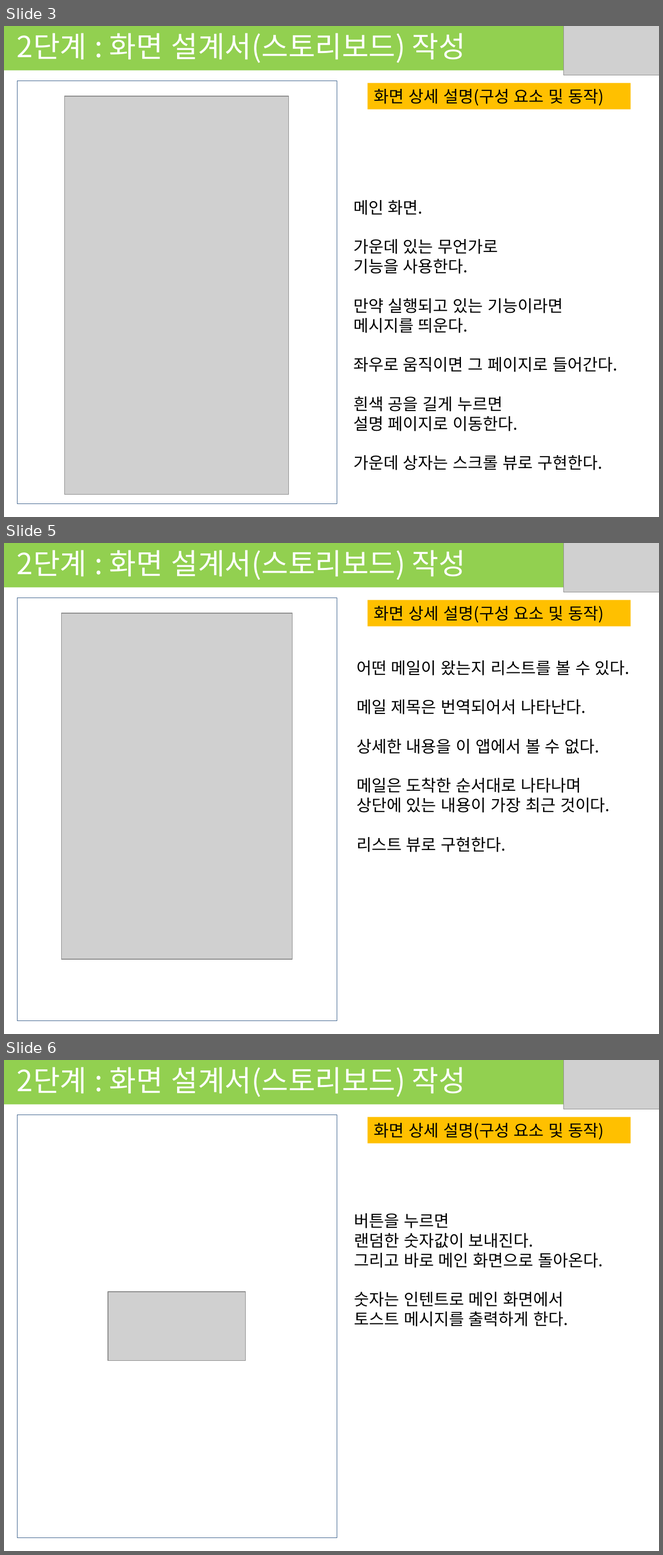
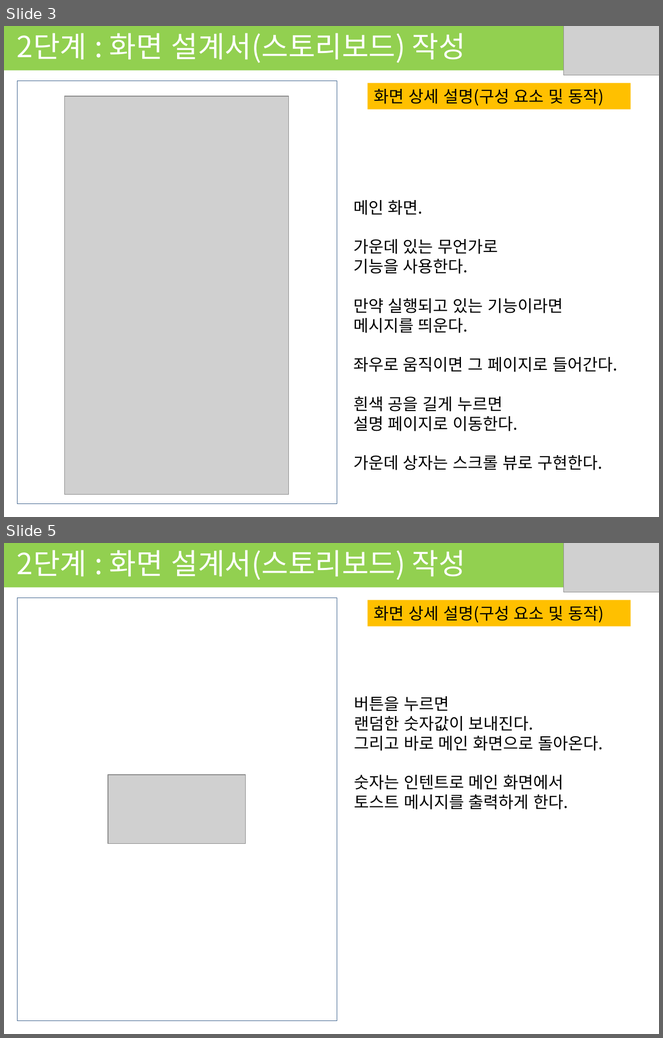
Before and after one commit to Las-Wonho/APP_2018_1, a slide deck: 기획 발표.pptx. Shown one above the other, each under a label of ours: slides 3, 5 and 6 before the commit, slides 3 and 5 after it; the slides between them are not shown. The pictures are 663x1555 and 663x1038 pixels, drawn with LibreOffice and Linux fonts; fonts in the diff are those of the drawing; grey boxes stand for pictures. Boxes give left, top, right and bottom in pixels: in the first picture for what was removed or moved away, otherwise in the second. Text is boxed around its words. In the diff, an @@ line names an element or a change of style, - is before the commit and + after.

```diff
--- a/기획 발표.pptx
+++ b/기획 발표.pptx
@@ slide 5 removed at bbox=[4, 543, 659, 1034], background #FFFFFF @@
@@ rectangle removed at bbox=[4, 543, 659, 588] @@
-2단계 : 화면 설계서(스토리보드) 작성
@@ picture removed at bbox=[564, 543, 659, 593] @@
@@ rectangle removed at bbox=[17, 598, 337, 1021] @@
@@ rectangle removed at bbox=[367, 600, 631, 626] @@
-화면 상세 설명(구성 요소 및 동작)
@@ picture removed at bbox=[62, 613, 292, 960] @@
@@ text removed at bbox=[357, 661, 630, 852] @@
-어떤 메일이 왔는지 리스트를 볼 수 있다.
-메일 제목은 번역되어서 나타난다.
-상세한 내용을 이 앱에서 볼 수 없다.
-메일은 도착한 순서대로 나타나며
-상단에 있는 내용이 가장 최근 것이다.
-리스트 뷰로 구현한다.
@@ what was slide 6 is now slide 5 @@
```
Also in this commit, not shown: 1 slide added.
